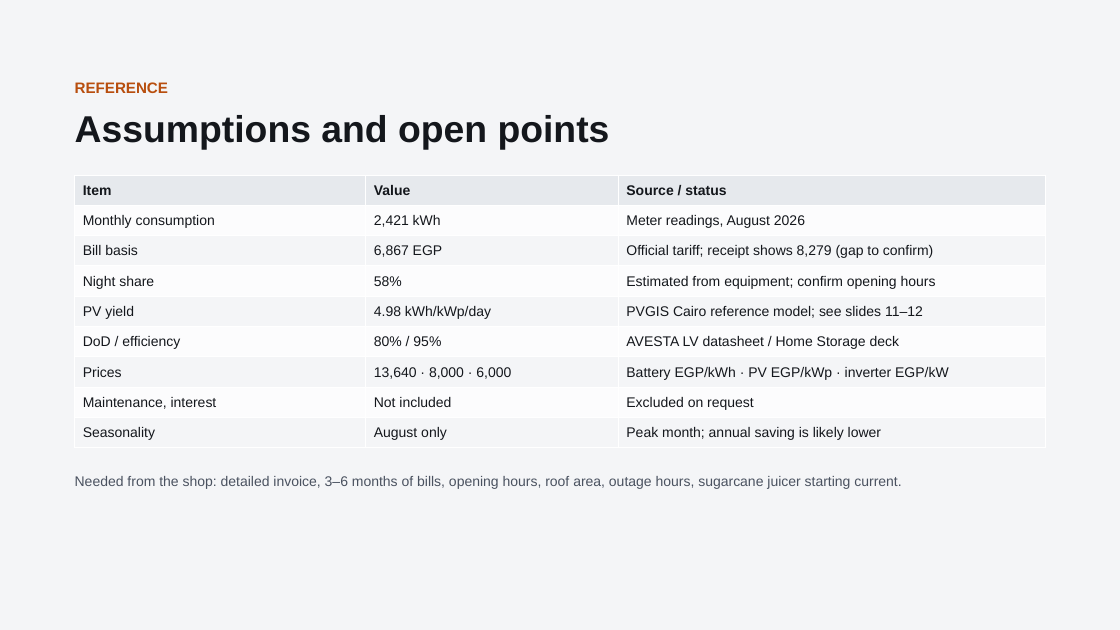
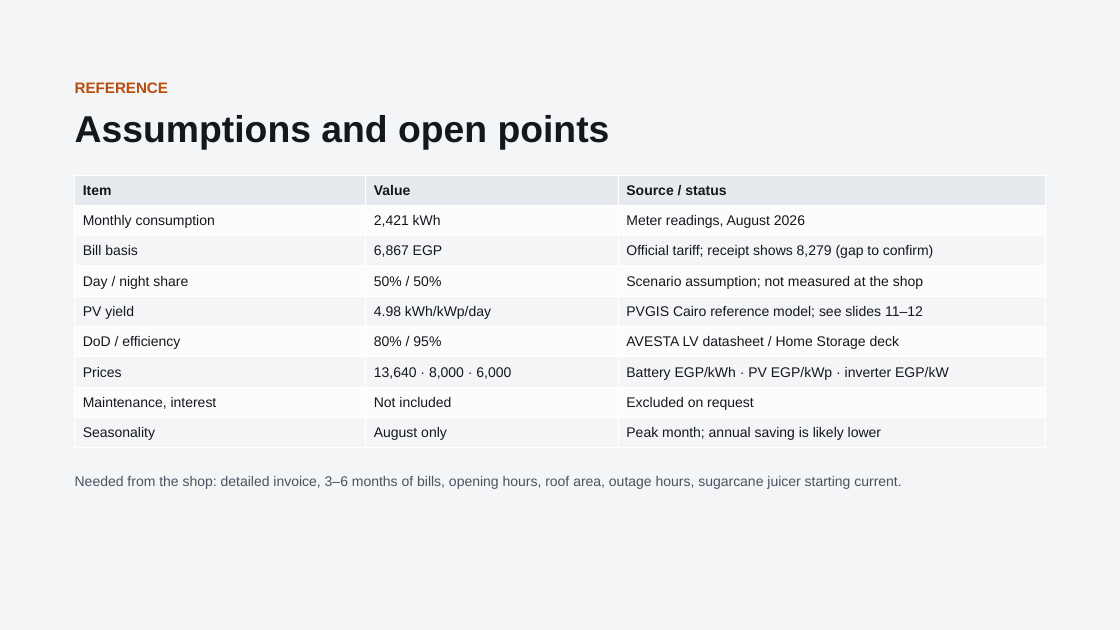
Before and after one commit to boodyelkady1998-sudo/avesta-bess-sizing-tool, a slide deck: slide 10 of El_Mo3alem_Juice_Shop_Solar_BESS.pptx. Drawn at 1120x630 pixels with LibreOffice and Linux fonts; fonts in the diff are those of the drawing. Boxes give left, top, right and bottom in pixels: in the first picture for what was removed or moved away, otherwise in the second. Text is boxed around its words. In the diff, an @@ line names an element or a change of style, - is before the commit and + after.

Commit message:
Apply equal day and night consumption split to juice shop presentation

```diff
--- a/El_Mo3alem_Juice_Shop_Solar_BESS.pptx
+++ b/El_Mo3alem_Juice_Shop_Solar_BESS.pptx
@@ table at [75, 175, 1046, 448] @@
-row 4: Night share | 58% | Estimated from equipment; confirm opening hours
+row 4: Day / night share | 50% / 50% | Scenario assumption; not measured at the shop
```
Also in this commit, not shown: 7 other slides changed.
